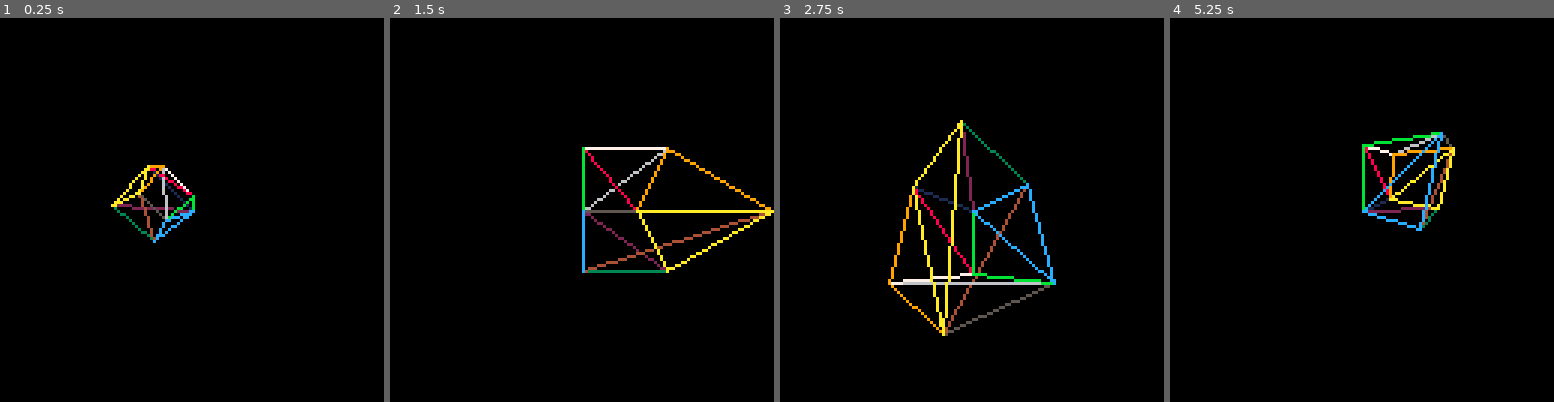
Above: before the commit, frames 1-4 (left to right).
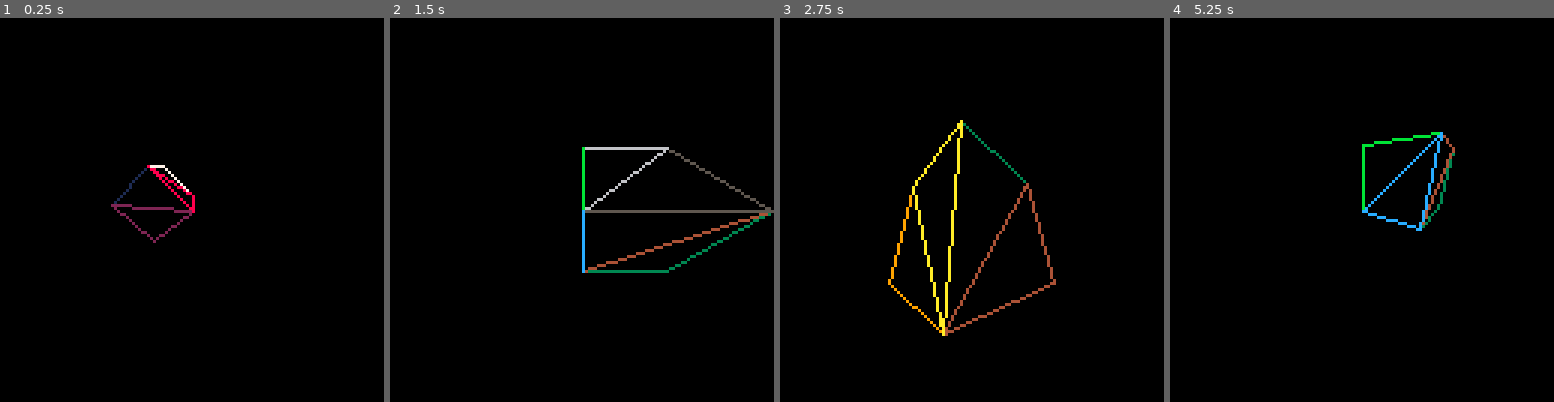
Above: after the commit, the same moments.

Repository: RicoP/picowiese
Game: PICO-8 cartridge 3d.p8
Same seed, same stepped clock (60 frames per second), same inputs: the game is played once before the commit and once after it.
Inputs:
- Up to frame 1 (0.25 s): no input
- Up to frame 2 (1.5 s): no input
- Up to frame 3 (2.75 s): no input
- Up to frame 4 (5.25 s): no input

The runs differ from the first frame. In frame 1, 0.9% of the frame differs, in the area x 28-51%, y 38-59%; in frame 2, 1.4%; in frame 3, 1.8%, in the area x 28-72%, y 29-83%; in frame 4, 0.9%.

Commit message:
simple culling

Diff:
--- a/3d.p8
+++ b/3d.p8
@@ -17,6 +17,47 @@
  res.y=v.y
  res.z=v.z
  return res
+end
+
+function vec3_cross(res, a, b)
+ res.x = a.y*b.z -a.z*b.y
+ res.y = a.z*b.x -a.x*b.z
+ res.z = a.x*b.y -a.y*b.x
+ return res
+end
+
+function vec3_add(res, a, b)
+ res.x=a.x+b.x
+ res.y=a.y+b.y
+ res.z=a.z+b.z
+ return res
+end
+
+function vec3_sub(res, a, b)
+ res.x=a.x-b.x
+ res.y=a.y-b.y
+ res.z=a.z-b.z
+ return res
+end
+
+function vec3_len_sqr(v)
+ return v.x*v.x+v.y*v.y+v.z*v.z
+end
+
+function vec3_dot(a,b)
+ return a.x*b.x+a.y*b.y+a.z*b.z
+end
+
+function vec3_len(v)
+ return sqrt(vec3_len_sqr(v))
+end
+
+function vec3_normalize(n)
+ local il=1/vec3_len(n)
+ n.x *= il
+ n.y *= il
+ n.z *= il
+ return n
 end
 
 function vec3_mul(res, v, m)
@@ -137,7 +178,7 @@
 end
 
 --http://www.sunshine2k.de/coding/java/trianglerasterization/trianglerasterization.html?source=post_page-----7acf535cd125----------------------
-function fill_tri_bott(v1x,v1y,v2x,v2y,v3x)
+function fill_tri_bot(v1x,v1y,v2x,v2y,v3x)
  local invslope1 = (v2x-v1x) / (v2y-v1y)
  local invslope2 = (v3x-v1x) / (v2y-v1y)
 
@@ -171,12 +212,13 @@
 
 function fill_tri(v1,v2,v3, c)
  color(c)
+ --sort tris top to bottom
  if v1.y>v2.y then v1,v2=v2,v1 end
  if v2.y>v3.y then v2,v3=v3,v2 end
  if v1.y>v2.y then v1,v2=v2,v1 end
 
  local v4x=(v1.x+((v2.y-v1.y)/(v3.y-v1.y)) * (v3.x-v1.x))
- fill_tri_bott(v1.x,v1.y,v2.x,v2.y,v4x)
+ fill_tri_bot(v1.x,v1.y,v2.x,v2.y,v4x)
  fill_tri_top(v3.x,v3.y,v2.x,v2.y,v4x)
 end
 -->8
@@ -196,7 +238,7 @@
    triangle({vec3d(1,0,1), vec3d(0,1,1), vec3d(0,0,1)}),
    --west
    triangle({vec3d(0,0,1), vec3d(0,1,1), vec3d(0,1,0)}),
-   triangle({vec3d(0,0,1), vec3d(0,1,0), vec3d(0,0,1)}),
+   triangle({vec3d(0,0,1), vec3d(0,1,0), vec3d(0,0,0)}),
    --top
    triangle({vec3d(0,1,0), vec3d(0,1,1), vec3d(1,1,1)}),
    triangle({vec3d(0,1,0), vec3d(1,1,1), vec3d(1,1,0)}),
@@ -214,6 +256,8 @@
  cls(0)
  --draw triangles
  --aspect is 128:128 == 1
+
+ local eye=vec3d(0,0,0)
 
  --projection matrix
  local fovrad = 1/tan(cfov/90)
@@ -260,6 +304,19 @@
   tri_trans.p[2].z += 2
   tri_trans.p[3].z += 2
 
+  local l1 = {x=0,y=0,z=0}
+  vec3_sub(l1, tri_trans.p[2],tri_trans.p[1])
+  local l2 = {x=0,y=0,z=0}
+  vec3_sub(l2, tri_trans.p[3],tri_trans.p[2])
+
+  local n = {x=0,y=0,z=0}
+  vec3_cross(n,l1,l2)
+  vec3_normalize(n)
+
+  local pn = vec3_sub({},tri_trans.p[1], eye)
+
+  if vec3_dot(n,pn) > 0 then goto draw_tri_end end
+
   local tri_proj = triangle()
   vec3_mul(tri_proj.p[1],tri_trans.p[1],pmat)
   vec3_mul(tri_proj.p[2],tri_trans.p[2],pmat)
@@ -282,6 +339,8 @@
 
 
   draw_tri(tri_proj, i)
+
+  ::draw_tri_end::
  end
 
  --fill_tri_bott(35,10,10,20,20)
